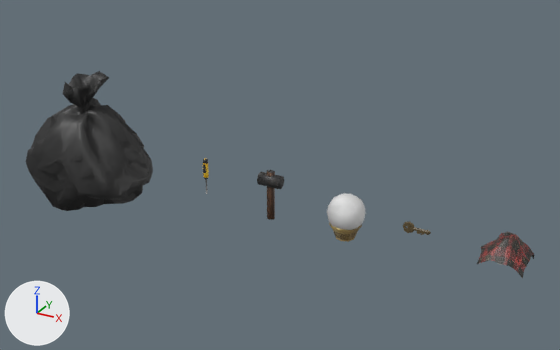
An edit to the FBX model UnityProjectDarkRide/Assets/3DAsset/Cloth.fbx, drawn before and after from the same camera.
The view is the same before and after, from a 50 mm lens placed at (10.25, -8.81, 4.75), pointed at (5.56, -0.27, 0.48). The axes (+X, +Y, +Z) are drawn at lower left. The lights are the same throughout. The picture after the commit comes second. Where no turn or scale is listed for an object, it has been applied to the vertices.

The first picture shows 'Bulp', 'Cloth', 'Hammer', 'Key', 'ScrewDriver', 'TrashBag'.
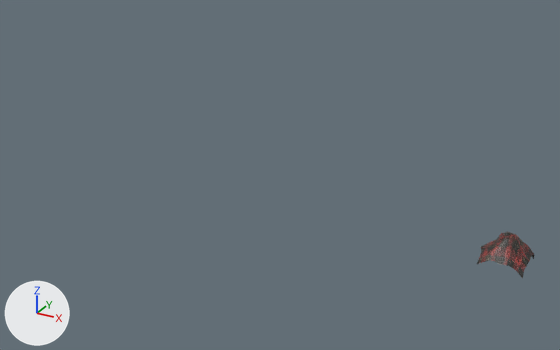
Changed parts and their boxes (x1, y1, x2, y2) in the pictures (560 x 350 px):
'TrashBag', deleted: before (26, 71, 153, 211)
'Bulp', deleted: before (327, 193, 366, 242)
'Hammer', deleted: before (257, 170, 284, 220)
'Key', deleted: before (403, 222, 431, 235)
'ScrewDriver', deleted: before (203, 158, 209, 194)

Edits to the bpy script that builds the scene:
```text
Remove ob_screwdriver:
    ob_screwdriver = bpy.data.objects.new('ScrewDriver', me_cylinder_004)
    ob_screwdriver.location = (4.063, 0.122, 0.033)
Remove ob_bulp:
    ob_bulp = bpy.data.objects.new('Bulp', me_cylinder_003)
    ob_bulp.location = (6.444, 0.0, -0.284)
Remove ob_key:
    ob_key = bpy.data.objects.new('Key', me_cylinder)
    ob_key.location = (7.35, 0.0, 0.0)
Remove ob_hammer:
    ob_hammer = bpy.data.objects.new('Hammer', me_cylinder_002)
    ob_hammer.location = (5.295, 0.0, -0.358)
Remove ob_trashbag:
    ob_trashbag = bpy.data.objects.new('TrashBag', me_cube_001)
    ob_trashbag.location = (1.346, 0.0, 0.0)
```
